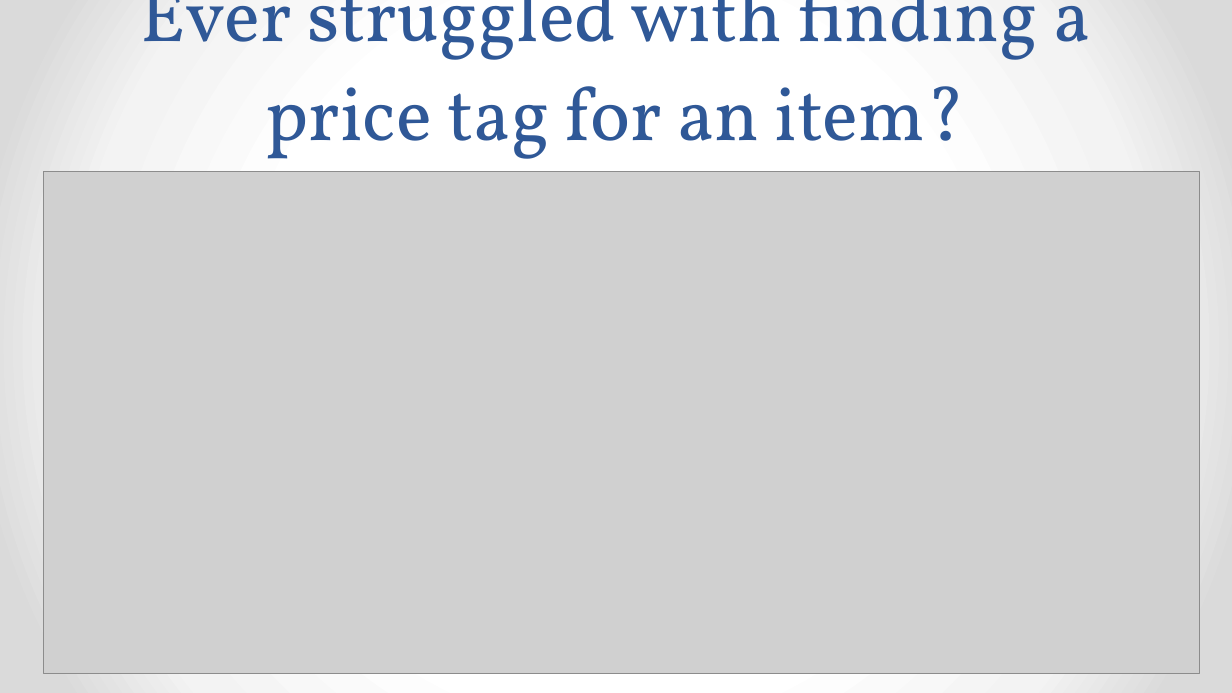
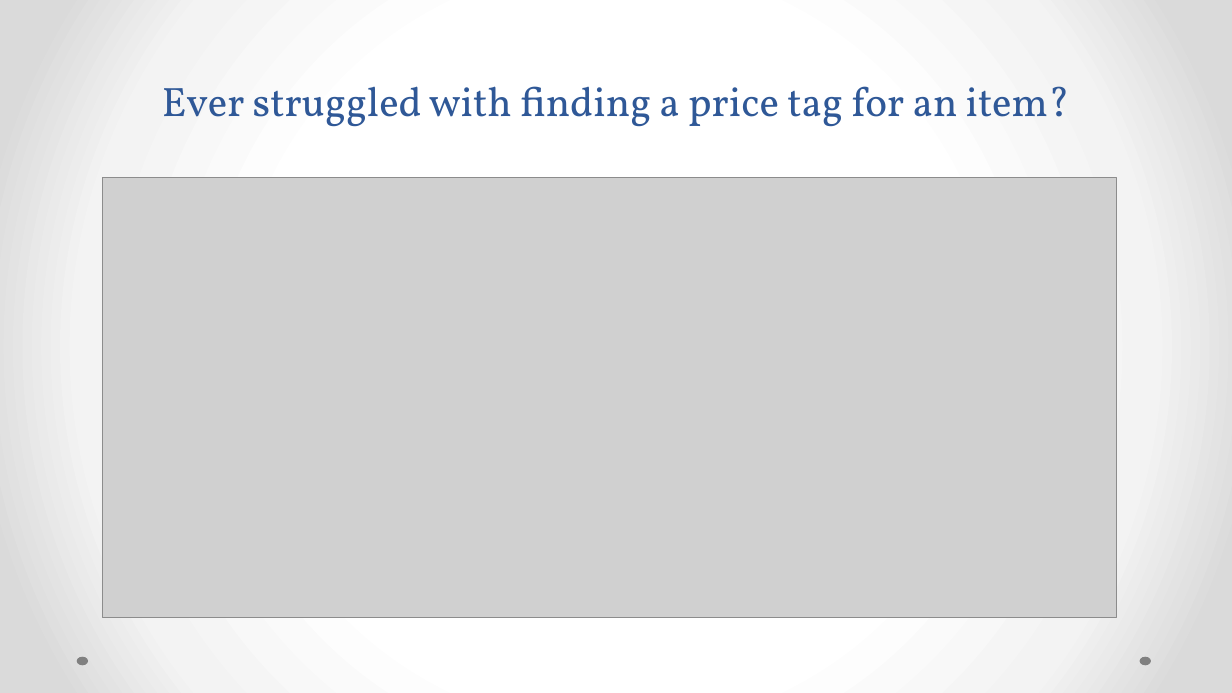
Before and after one commit to danielhalupka/ibmhackathon, a slide deck: slide 3 of presentation/scan2Shop.pptx. Drawn at 1232x693 pixels with LibreOffice and Linux fonts; fonts in the diff are those of the drawing; grey boxes stand for pictures. Boxes give left, top, right and bottom in pixels: in the first picture for what was removed or moved away, otherwise in the second. Text is boxed around its words. In the diff, an @@ line names an element or a change of style, - is before the commit and + after.

```diff
--- a/presentation/scan2Shop.pptx
+++ b/presentation/scan2Shop.pptx
@@ title "Ever struggled with finding a ...": place and size @@
-title "Ever struggled with finding a ..." at [141, 0, 1090, 174]
+title "Ever struggled with finding a ..." at [162, 86, 1070, 127]
@@ title "Ever struggled with finding a ..." at [162, 86, 1070, 127]: size 44 to 24 pt @@
@@ picture: place and size @@
-picture at [43, 172, 1199, 675]
+picture at [102, 177, 1116, 617]
@@ ellipse added at [76, 657, 87, 665], fill #808080 @@
@@ ellipse added at [1140, 657, 1151, 665], fill #808080 @@
```
Also in this commit, not shown: 4 other slides changed, 4 other files.
